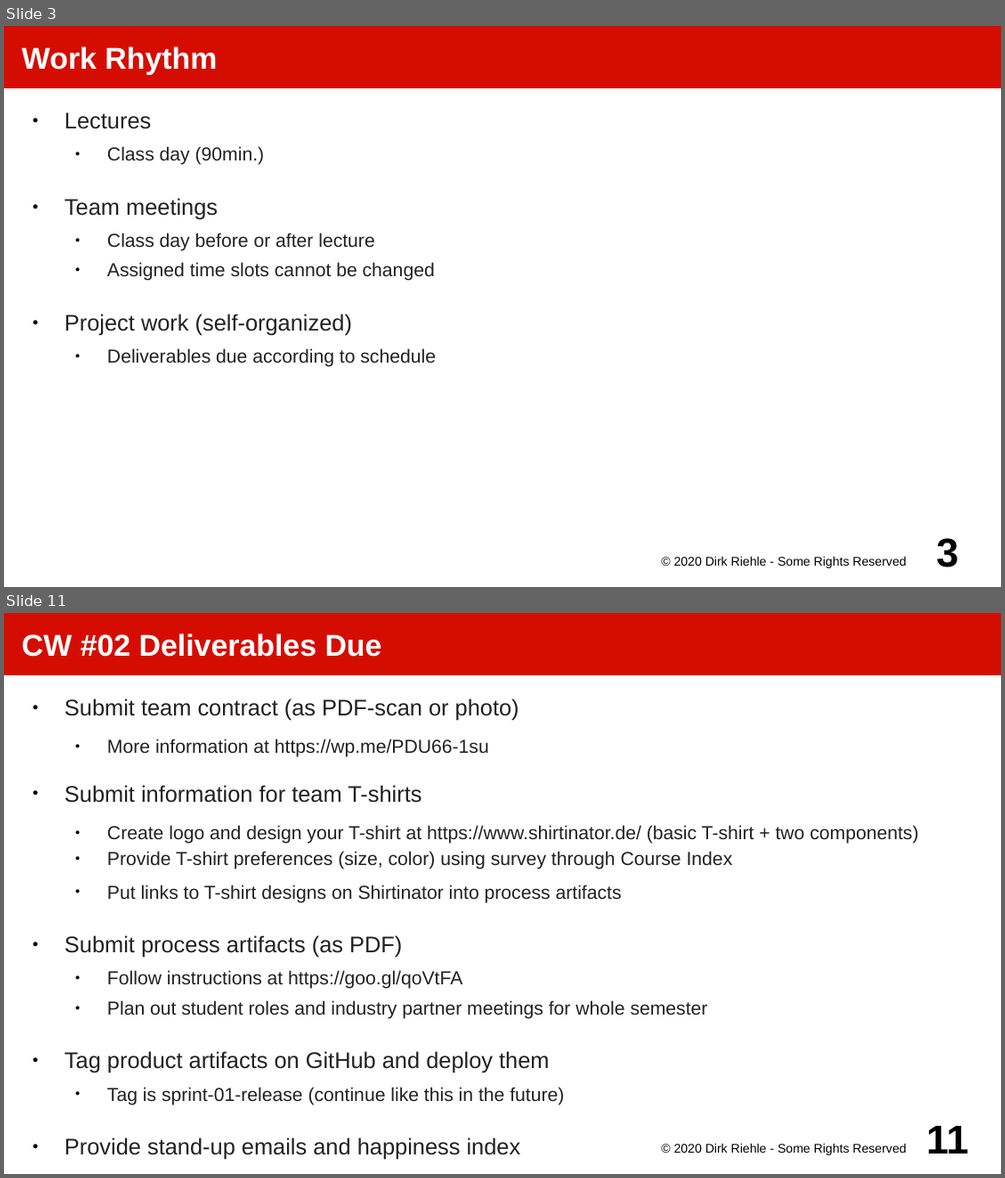
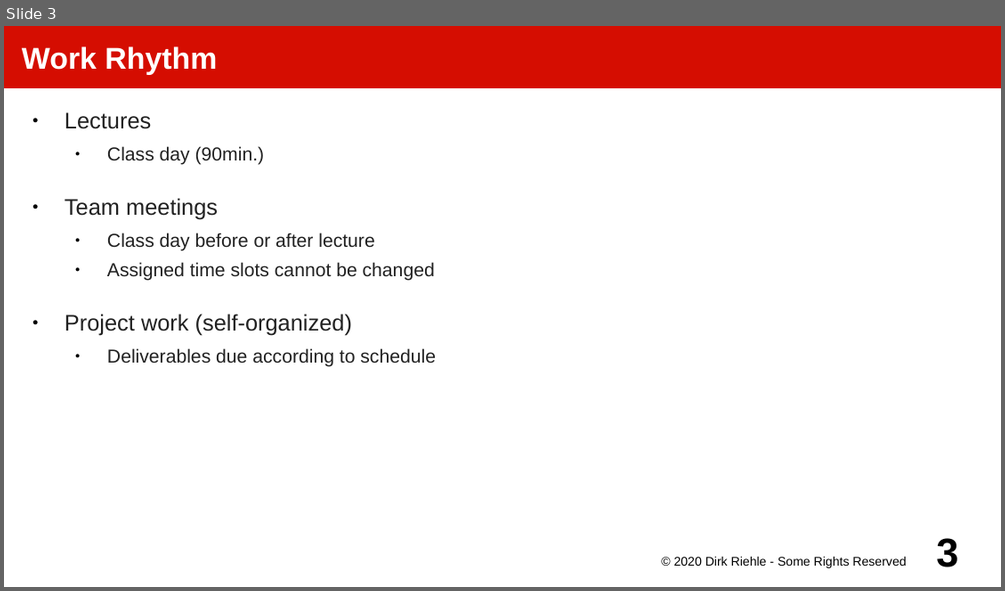
Before and after one commit to dirkriehle/amos-course, a slide deck: Lecture slides/AMOS A02 - Course Homework.odp. Shown one above the other, each under a label of ours: slides 3 and 11 before the commit, slide 3 after it; the slides between them are not shown. The pictures are 1005x1178 and 1005x591 pixels, drawn with LibreOffice and Linux fonts; fonts in the diff are those of the drawing. Boxes give left, top, right and bottom in pixels: in the first picture for what was removed or moved away, otherwise in the second. Text is boxed around its words. In the diff, an @@ line names an element or a change of style, - is before the commit and + after.

Commit message:
Switched deliverables to online docs

```diff
--- a/Lecture slides/AMOS A02 - Course Homework.odp
+++ b/Lecture slides/AMOS A02 - Course Homework.odp
@@ slide 11 removed at <box>4,613,1001,1174</box>, background #FFFFFF @@
@@ title removed at <box>4,613,1001,675</box> @@
-CW #02 Deliverables Due
@@ text removed at <box>65,698,918,1159</box> @@
-● Submit team contract (as PDF-scan or photo)
-  ● More information at https://wp.me/PDU66-1su
-● Submit information for team T-shirts
-  ● Create logo and design your T-shirt at https://www.shirtinator.de/ (basic T-shirt + two components)
-  ● Provide T-shirt preferences (size, color) using survey through Course Index
-  ● Put links to T-shirt designs on Shirtinator into process artifacts
-● Submit process artifacts (as PDF)
-  ● Follow instructions at https://goo.gl/qoVtFA
-  ● Plan out student roles and industry partner meetings for whole semester
-● Tag product artifacts on GitHub and deploy them
-  ● Tag is sprint-01-release (continue like this in the future)
-● Provide stand-up emails and happiness index
@@ text removed at <box>674,1143,906,1155</box> @@
-© 2020 Dirk Riehle - Some Rights Reserved
@@ page number removed at <box>926,1126,969,1153</box> @@
-11
```
Also in this commit, not shown: 2 slides changed, 19 other slides removed, 33 other files.
